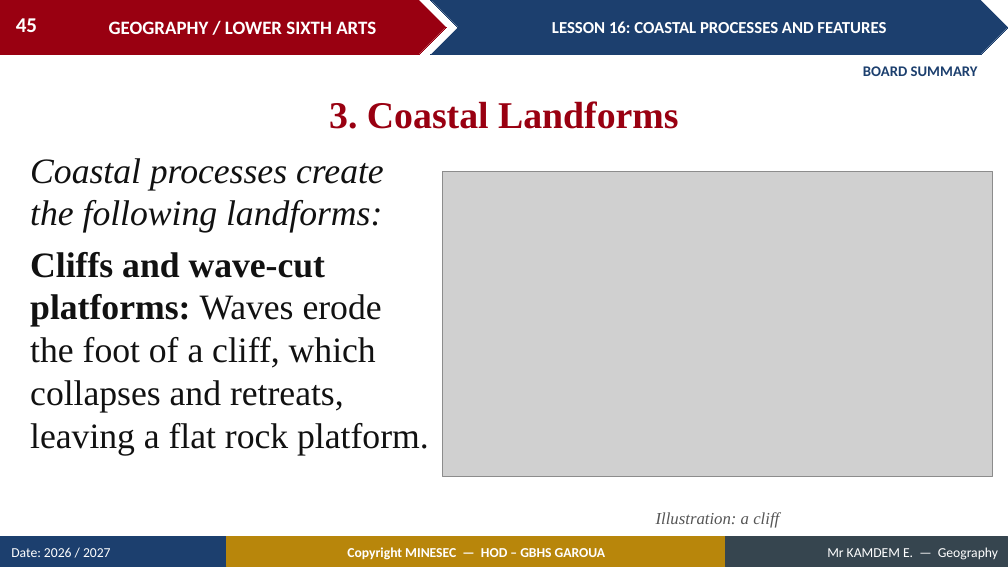
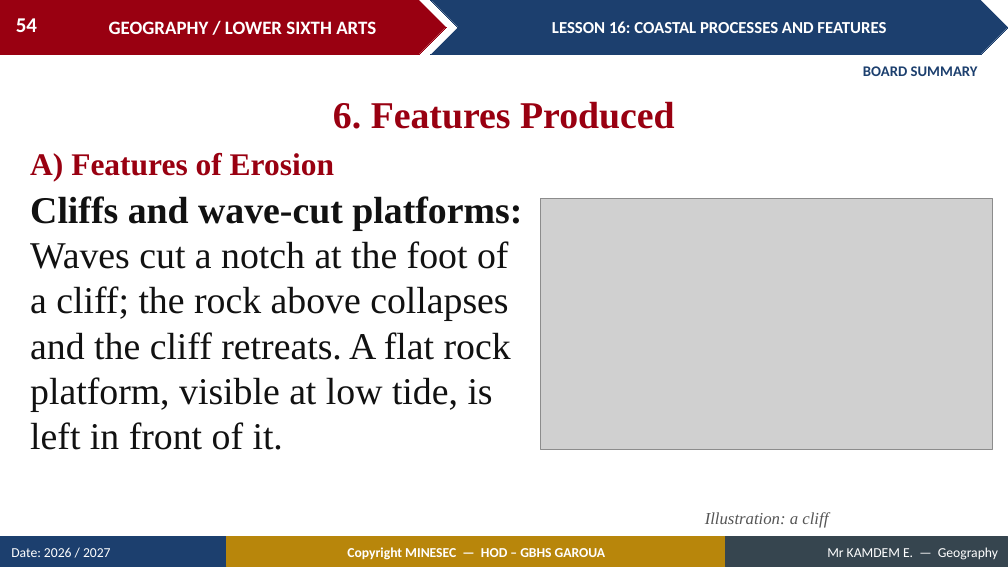
Before and after one commit to Berthautk/linea-github, a slide deck: slide 54 of lecons/LSA/Geomorphology/18_LSA_GEOMO_L16_Coastal_Processes_and_Features.pptx (slide 45 before the commit). Drawn at 1008x567 pixels with LibreOffice and Linux fonts; fonts in the diff are those of the drawing; grey boxes stand for pictures. Boxes give left, top, right and bottom in pixels: in the first picture for what was removed or moved away, otherwise in the second. Text is boxed around its words. In the diff, an @@ line names an element or a change of style, - is before the commit and + after.

```diff
--- a/lecons/LSA/Geomorphology/18_LSA_GEOMO_L16_Coastal_Processes_and_Features.pptx
+++ b/lecons/LSA/Geomorphology/18_LSA_GEOMO_L16_Coastal_Processes_and_Features.pptx
@@ page number at (x1=16, y1=18, x2=37, y2=32): text changed @@
-45
+54
@@ text at (x1=333, y1=101, x2=675, y2=129): text changed @@
-3. Coastal Landforms
+6. Features Produced
@@ text added at (x1=30, y1=153, x2=334, y2=181), 30 pt, text #990011, bold @@
+A) Features of Erosion
@@ text at (x1=30, y1=196, x2=522, y2=450): text changed; size 34 to 36 pt @@
-Coastal processes create the following landforms:
-Cliffs and wave-cut platforms: Waves erode the foot of a cliff, which collapses and retreats, leaving a flat rock platform.
+Cliffs and wave-cut platforms: Waves cut a notch at the foot of a cliff; the rock above collapses and the cliff retreats. A flat rock platform, visible at low tide, is left in front of it.
@@ picture resized from (x1=442, y1=172, x2=993, y2=477) to (x1=541, y1=199, x2=993, y2=450) @@
@@ text "Illustration: a cliff" moved from (x1=656, y1=512, x2=779, y2=528) to (x1=705, y1=512, x2=828, y2=528) @@
```
Also in this commit, not shown: 14 other slides changed, 14 slides added, 3 slides removed, 20 other files.
